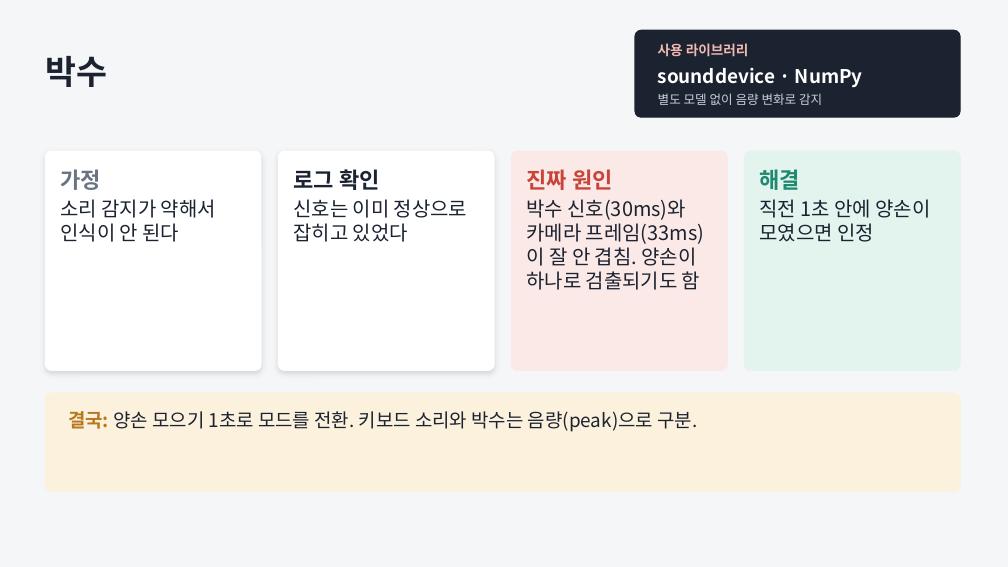
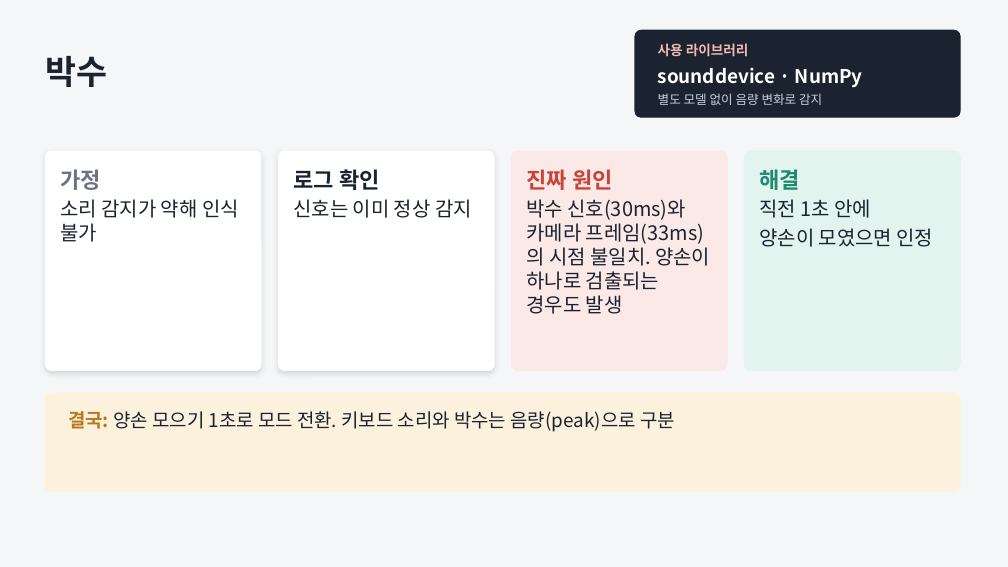
Before and after one commit to JungUH-0/JungPra, a slide deck: slide 12 of pythonpra/myproject/ppt/assistant_devlog.pptx. Drawn at 1008x567 pixels with LibreOffice and Linux fonts; fonts in the diff are those of the drawing. Boxes give left, top, right and bottom in pixels: in the first picture for what was removed or moved away, otherwise in the second. Text is boxed around its words. In the diff, an @@ line names an element or a change of style, - is before the commit and + after.

```diff
--- a/pythonpra/myproject/ppt/assistant_devlog.pptx
+++ b/pythonpra/myproject/ppt/assistant_devlog.pptx
@@ text at [60, 199, 239, 242]: text changed @@
-소리 감지가 약해서 인식이 안 된다
+소리 감지가 약해 인식 불가
@@ text at [294, 199, 472, 218]: text changed @@
-신호는 이미 정상으로 잡히고 있었다
+신호는 이미 정상 감지
@@ text at [527, 199, 710, 314]: text changed @@
-박수 신호(30ms)와 카메라 프레임(33ms)이 잘 안 겹침. 양손이 하나로 검출되기도 함
+박수 신호(30ms)와 카메라 프레임(33ms)의 시점 불일치. 양손이 하나로 검출되는 경우도 발생
@@ text at [760, 199, 934, 247]: text changed @@
-직전 1초 안에 양손이 모였으면 인정
+직전 1초 안에
+양손이 모였으면 인정
@@ text at [68, 411, 675, 432]: text changed @@
-결국: 양손 모으기 1초로 모드를 전환. 키보드 소리와 박수는 음량(peak)으로 구분.
+결국: 양손 모으기 1초로 모드 전환. 키보드 소리와 박수는 음량(peak)으로 구분
```
Also in this commit, not shown: 5 other slides changed, 5 other files.
